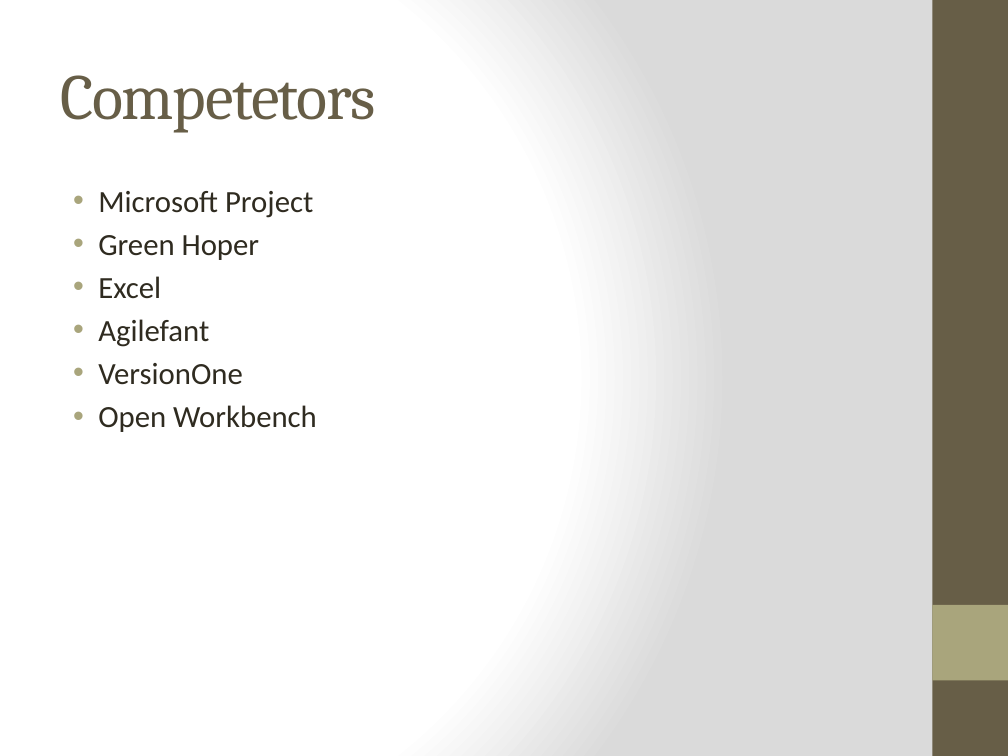
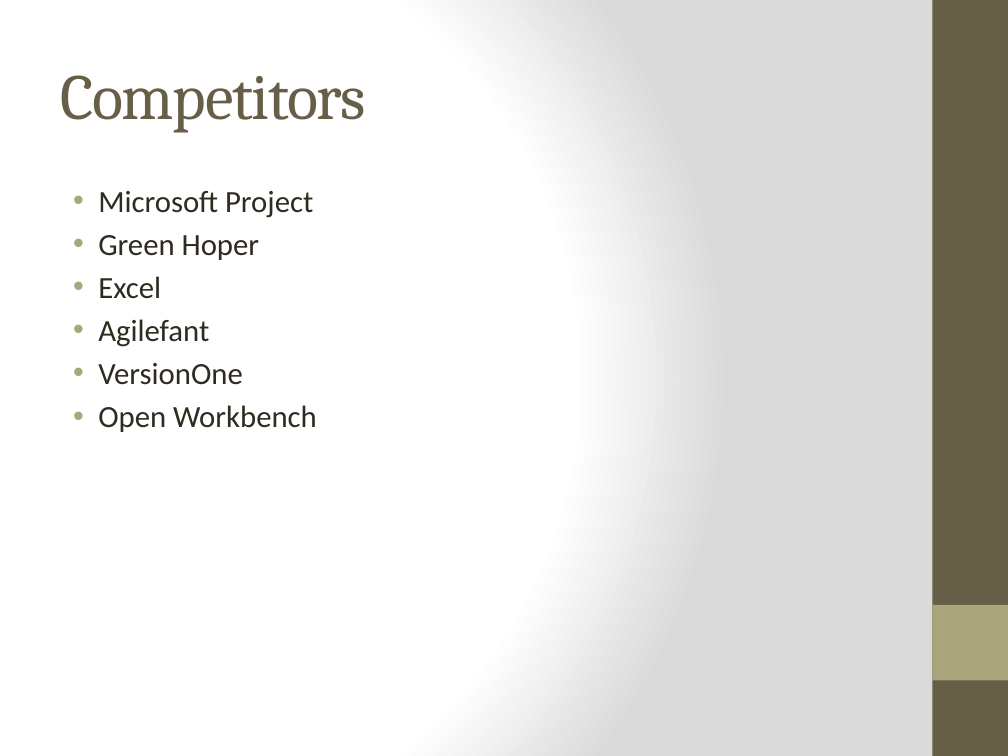
Before and after one commit to DanLain/ProjectManagement, a slide deck: slide 4 of Presentation/Team 3 presentation 1.pptx. Drawn at 1008x756 pixels with LibreOffice and Linux fonts; fonts in the diff are those of the drawing. Boxes give left, top, right and bottom in pixels: in the first picture for what was removed or moved away, otherwise in the second. Text is boxed around its words. In the diff, an @@ line names an element or a change of style, - is before the commit and + after.

```diff
--- a/Presentation/Team 3 presentation 1.pptx
+++ b/Presentation/Team 3 presentation 1.pptx
@@ title at [60, 75, 365, 133]: text changed @@
-Competetors
+Competitors
```
Also in this commit, not shown: 1 other file.
